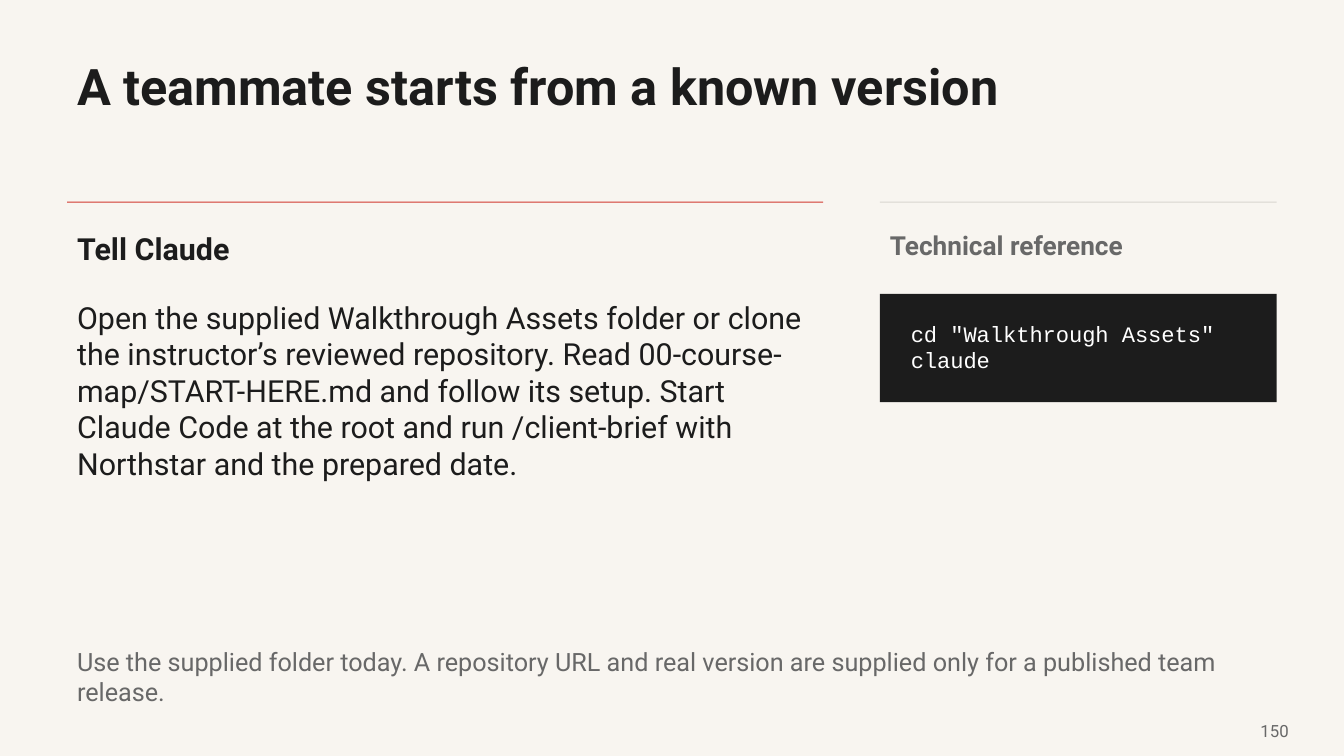
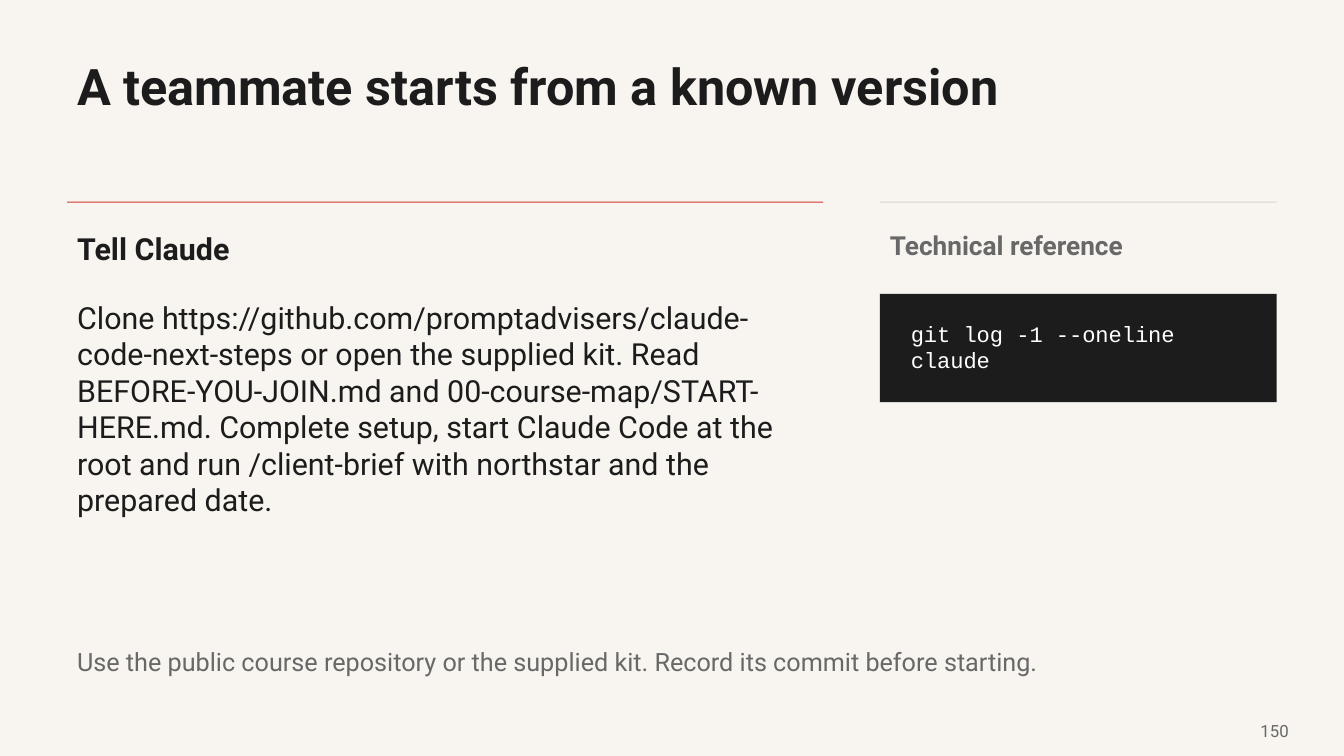
Before and after one commit to promptadvisers/claude-code-next-steps, a slide deck: slide 150 of slides/ClientDesk_Course_End_to_End.pptx. Drawn at 1344x756 pixels with LibreOffice and Linux fonts; fonts in the diff are those of the drawing. Boxes give left, top, right and bottom in pixels: in the first picture for what was removed or moved away, otherwise in the second. Text is boxed around its words. In the diff, an @@ line names an element or a change of style, - is before the commit and + after.

Commit message:
Revise course prompts and live checkpoints from independent Claude Desktop rehearsal

```diff
--- a/slides/ClientDesk_Course_End_to_End.pptx
+++ b/slides/ClientDesk_Course_End_to_End.pptx
@@ text at box(77, 306, 773, 517): text changed @@
-Open the supplied Walkthrough Assets folder or clone the instructor’s reviewed repository. Read 00-course-map/START-HERE.md and follow its setup. Start Claude Code at the root and run /client-brief with Northstar and the prepared date.
+Clone https://github.com/promptadvisers/claude-code-next-steps or open the supplied kit. Read BEFORE-YOU-JOIN.md and 00-course-map/START-HERE.md. Complete setup, start Claude Code at the root and run /client-brief with northstar and the prepared date.
@@ text at box(911, 326, 1175, 347): text changed @@
-cd "Walkthrough Assets"
+git log -1 --oneline
@@ text at box(77, 652, 1037, 677): text changed @@
-Use the supplied folder today. A repository URL and real version are supplied only for a published team release.
+Use the public course repository or the supplied kit. Record its commit before starting.
```
Also in this commit, not shown: 11 other slides changed, 16 other files.
